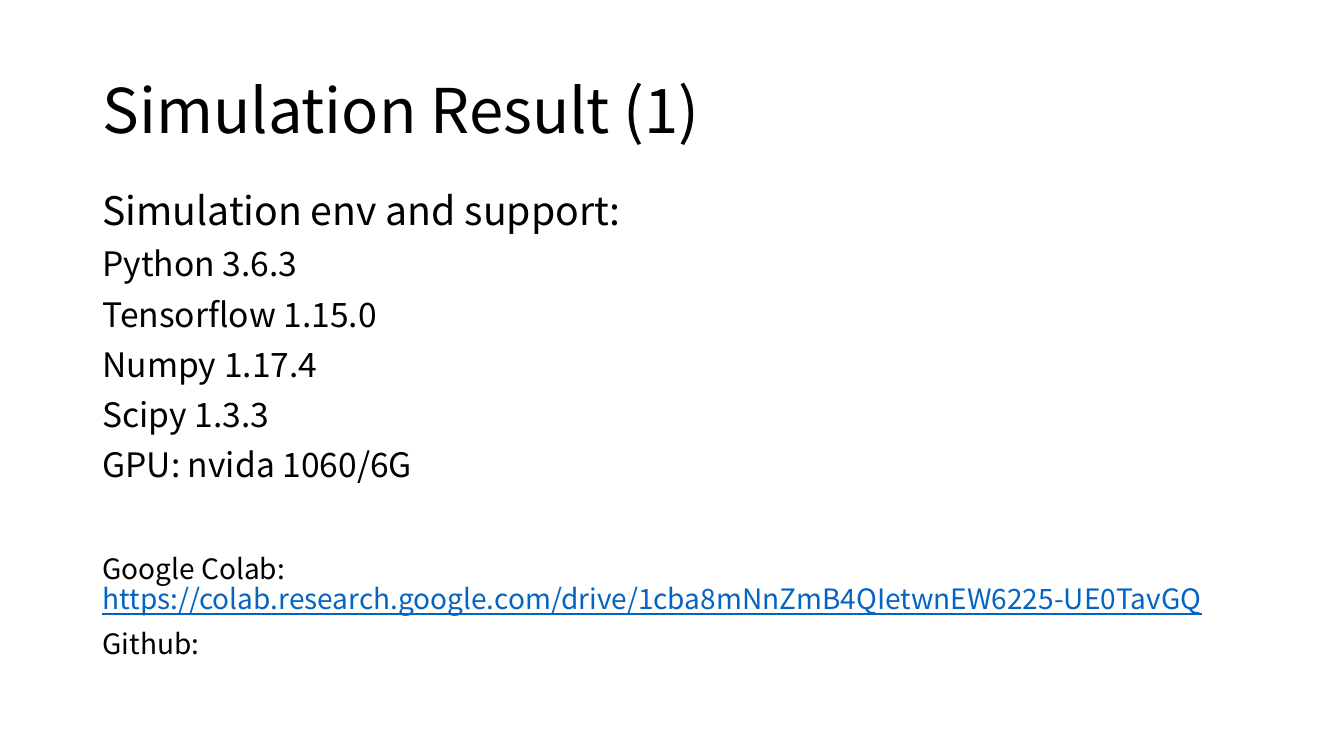
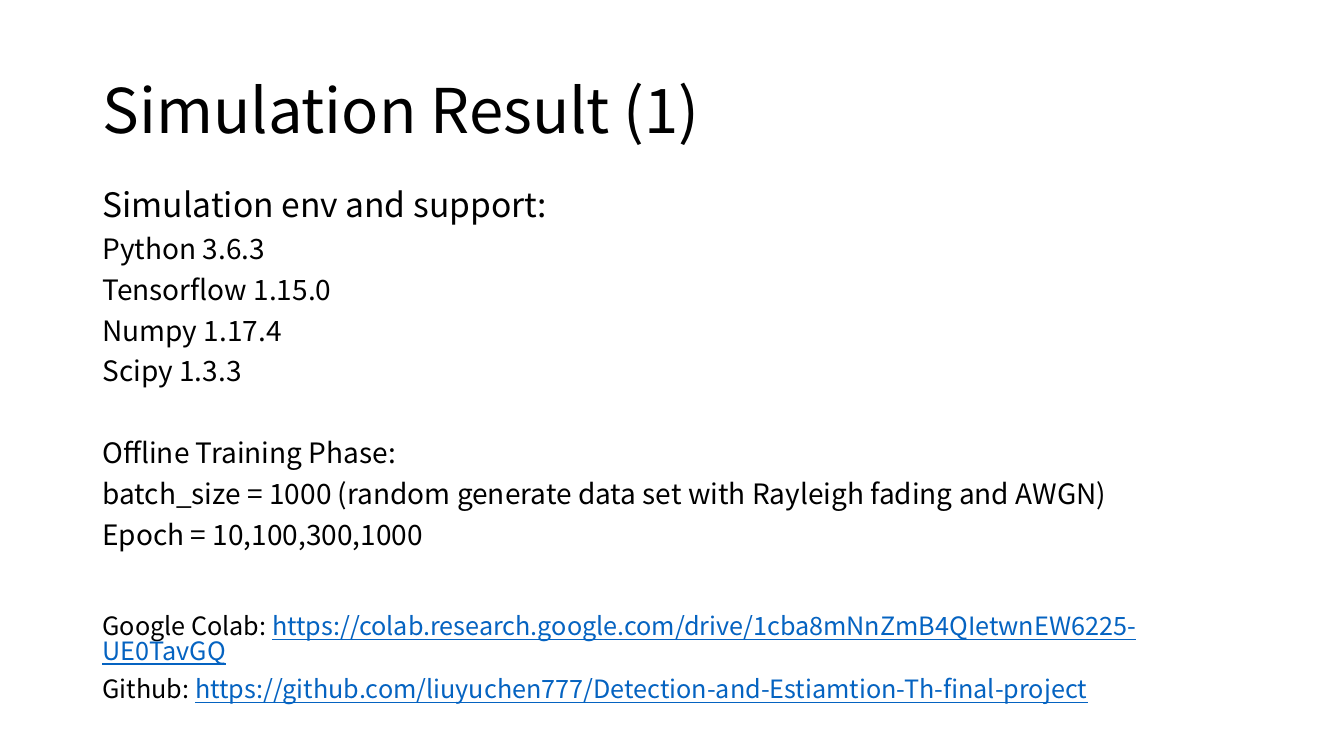
Before and after one commit to liuyuchen777/DET_Final, a slide deck: slide 9 of Deep Learning-Based Detector for OFDM-IM.pptx (slide 6 before the commit). Drawn at 1344x756 pixels with LibreOffice and Linux fonts; fonts in the diff are those of the drawing. Boxes give left, top, right and bottom in pixels: in the first picture for what was removed or moved away, otherwise in the second. Text is boxed around its words. In the diff, an @@ line names an element or a change of style, - is before the commit and + after.

Commit message:
finish final PPT

```diff
--- a/Deep Learning-Based Detector for OFDM-IM.pptx
+++ b/Deep Learning-Based Detector for OFDM-IM.pptx
@@ text at [102, 190, 1135, 665]: size 28 to 24 pt in "Simulation env and support:"; size 24 to 20 pt in "Python 3.6.3", "Tensorflow 1.15.0", "Numpy 1.17.4", "Scipy 1.3.3"; size 20 to 18 pt in "Google Colab: https://colab.research.google.com/drive/1cba8m ..."; line spacing 0.9 to 0.8 @@
@@ text at [102, 440, 1107, 552]: text changed; size 24 to 20 pt @@
-GPU: nvida 1060/6G
+Offline Training Phase:
+batch_size = 1000 (random generate data set with Rayleigh fading and AWGN)
+Epoch = 10,100,300,1000
@@ text at [102, 677, 1087, 704]: text changed; size 20 to 18 pt; text colour #000000 to #0563C1 @@
-Github:
+Github: https://github.com/liuyuchen777/Detection-and-Estiamtion-Th-final-project
```
Also in this commit, not shown: 3 other slides changed, 9 slides added, 2 slides removed.
